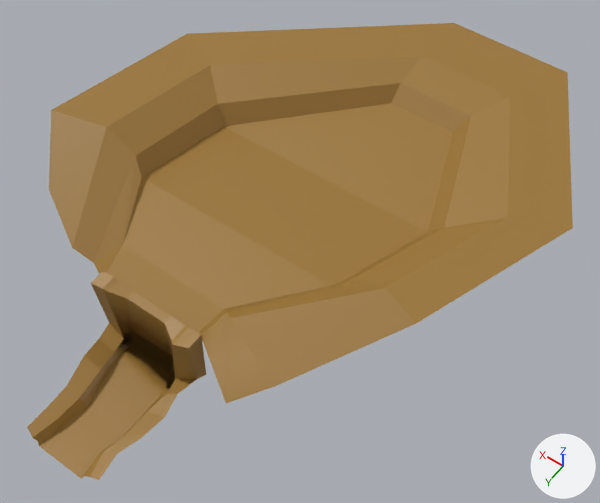
One commit to the FBX model GMTK2025/Assets/GMTK2025/Models/spikeCaveEntrance.fbx: the scene before it, then after it.
Before and after are seen from a 50 mm lens placed at (-74.7, 34.0, 148.5), pointed at (-11.8, -54.1, 10.2). The axes (+X, +Y, +Z) are drawn at lower right. The lights are the same throughout. Where no turn or scale is listed for an object, it has been applied to the vertices.

The older version as bpy lines, for what is in view:
```python
me_cube_001 = bpy.data.meshes.new('Cube.001')
me_cube_001.from_pydata(...)  # 72 vertices, 65 faces; spans x -12.3..13.6, y -23.0..6.9, z -0.1..18.9
me_cube_001.materials.append(mat_brown)  # brown #9d7735
me_cube_002 = bpy.data.meshes.new('Cube.002')
me_cube_002.from_pydata(...)  # 37 vertices, 28 faces; spans x -57.8..44.8, y -119.6..-14.9, z 13.6..28.3
me_cube_002.materials.append(mat_brown)  # brown #9d7735
ob_entrance = bpy.data.objects.new('Entrance', me_cube_001)
ob_entrance.location = (0.0, 0.0, 0.0)
ob_entrance_001 = bpy.data.objects.new('Entrance.001', me_cube_002)
ob_entrance_001.location = (0.0, 0.0, 0.0)
```
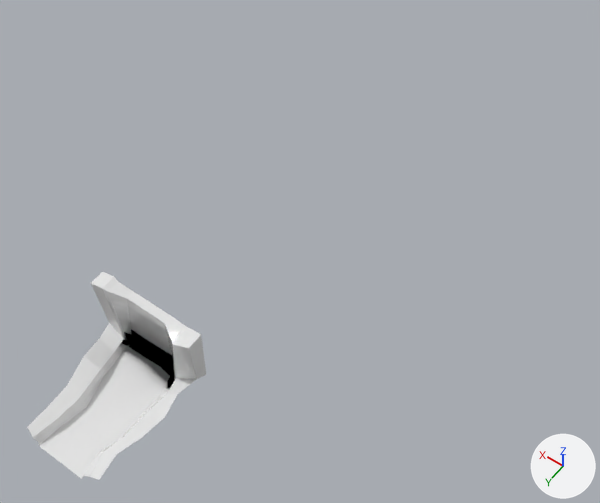
Location of each change, [x1, y1, x2, y2] in pixels of the pictures (600 x 503 px):
'Entrance.001', deleted (brown)
    before: [49, 23, 573, 403]
'Entrance', recoloured (brown to white)
    both: [27, 272, 206, 480]

The change in detail:
Material 'Ice' (mat_ice) is new.
Its base color is (0.8, 0.8, 0.8) (white #e7e7e7).
Its roughness is 0.0.
me_cube_001 has 72 vertices, 65 faces and spans x -12.3..13.6, y -23.0..6.9, z -0.1..18.9.
me_cube_001 no longer uses material mat_brown (brown #9d7735).
me_cube_001 now uses material mat_ice (white #e7e7e7).
Object 'Entrance.001' (ob_entrance_001) is deleted.
